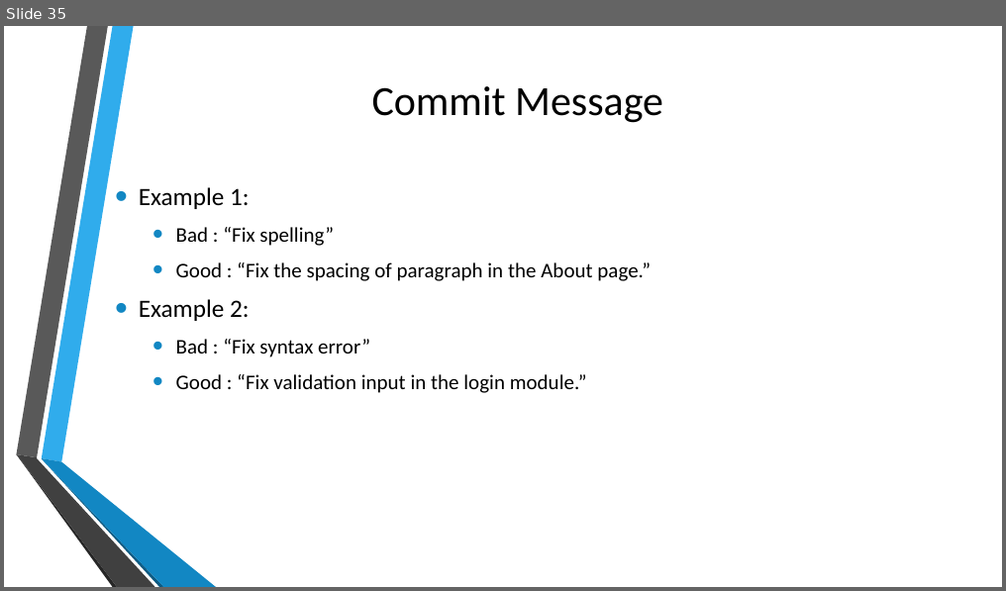
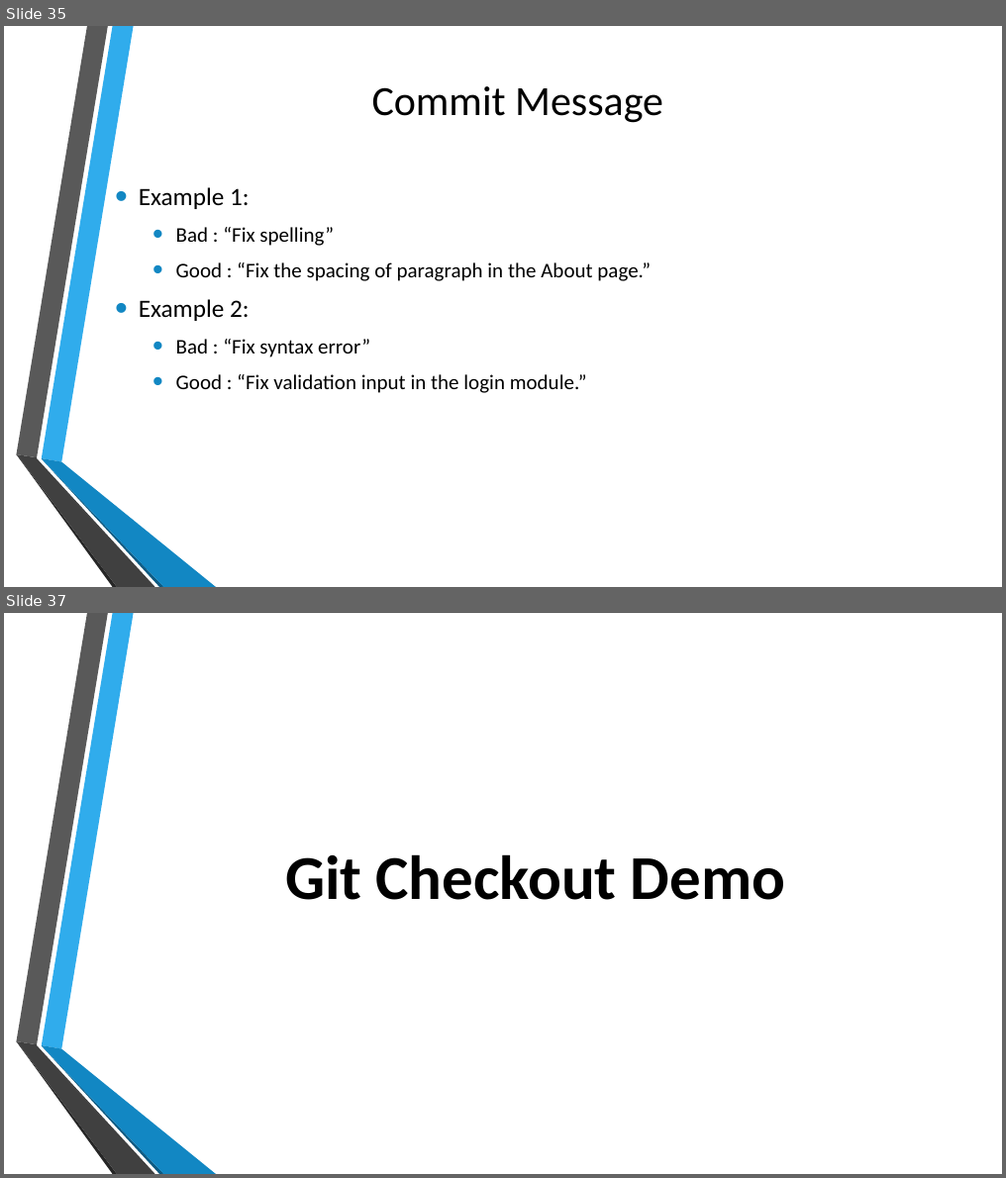
Before and after one commit to errol20/GitPPT, a slide deck: Version Control using Git.pptx. Shown one above the other, each under a label of ours: slide 35 before the commit, slides 35 and 37 after it; the slides between them are not shown. The pictures are 1006x591 and 1006x1178 pixels, drawn with LibreOffice and Linux fonts; fonts in the diff are those of the drawing; background and template pictures are left out. Boxes give left, top, right and bottom in pixels: in the first picture for what was removed or moved away, otherwise in the second. Text is boxed around its words. In the diff, an @@ line names an element or a change of style, - is before the commit and + after.

```diff
--- a/Version Control using Git.pptx
+++ b/Version Control using Git.pptx
@@ slide 37 added at (x1=4, y1=613, x2=1002, y2=1174), background picture (left out); not listed: 6 template elements that a slide beside it also shows @@
@@ text added at (x1=285, y1=855, x2=785, y2=900), 60 pt, text #000000, bold @@
+Git Checkout Demo
```
Also in this commit, not shown: 7 other slides added.
